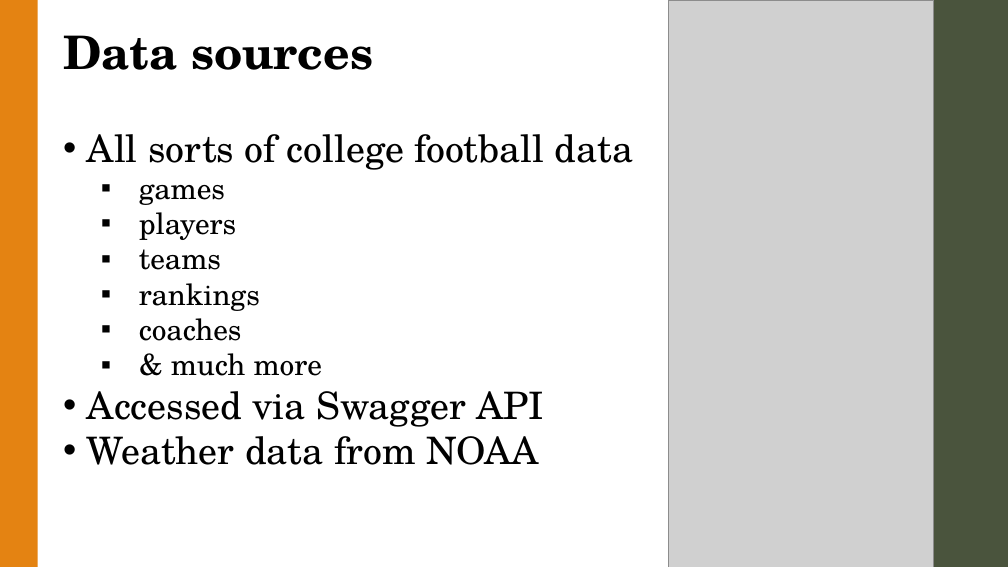
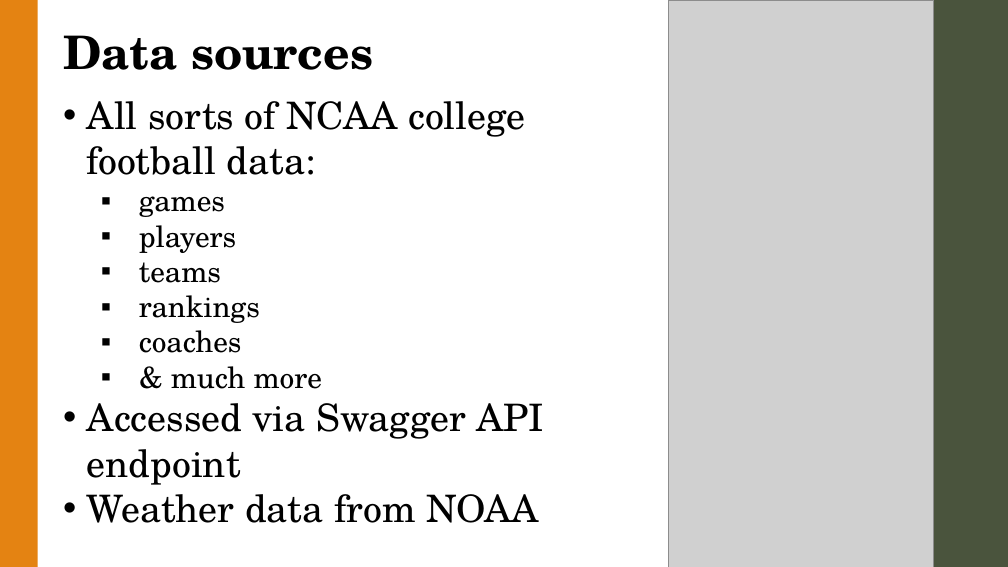
Before and after one commit to TaraWilson17/data512, a slide deck: slide 2 of final_project/project_deliverables/final_presentation_deck.pptx. Drawn at 1008x567 pixels with LibreOffice and Linux fonts; fonts in the diff are those of the drawing; grey boxes stand for pictures. Boxes give left, top, right and bottom in pixels: in the first picture for what was removed or moved away, otherwise in the second. Text is boxed around its words. In the diff, an @@ line names an element or a change of style, - is before the commit and + after.

```diff
--- a/final_project/project_deliverables/final_presentation_deck.pptx
+++ b/final_project/project_deliverables/final_presentation_deck.pptx
@@ text at bbox=[87, 101, 525, 175]: text changed @@
-• All sorts of college football data
+• All sorts of NCAA college football data:
@@ text at bbox=[87, 403, 544, 485]: text changed @@
-• Accessed via Swagger API
+• Accessed via Swagger API endpoint
```
Also in this commit, not shown: 3 other slides changed, 4 slides added, 2 other files.
